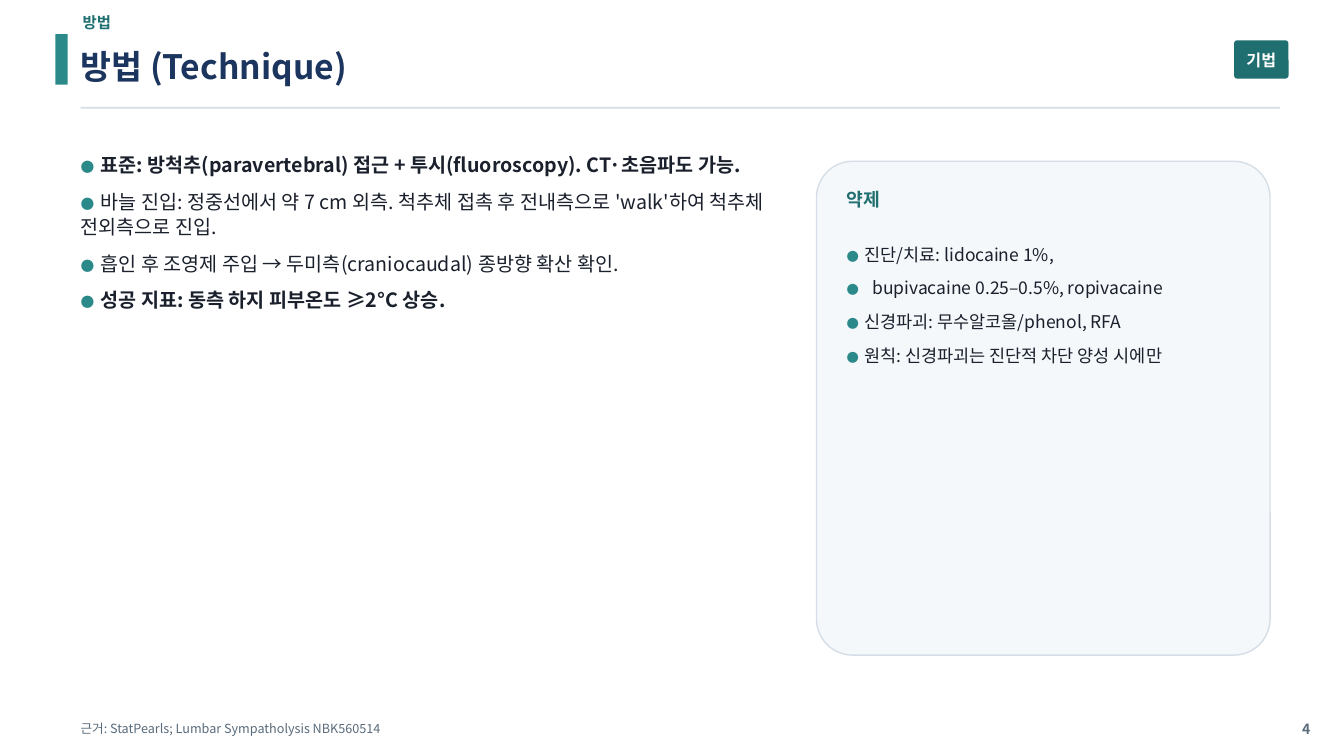
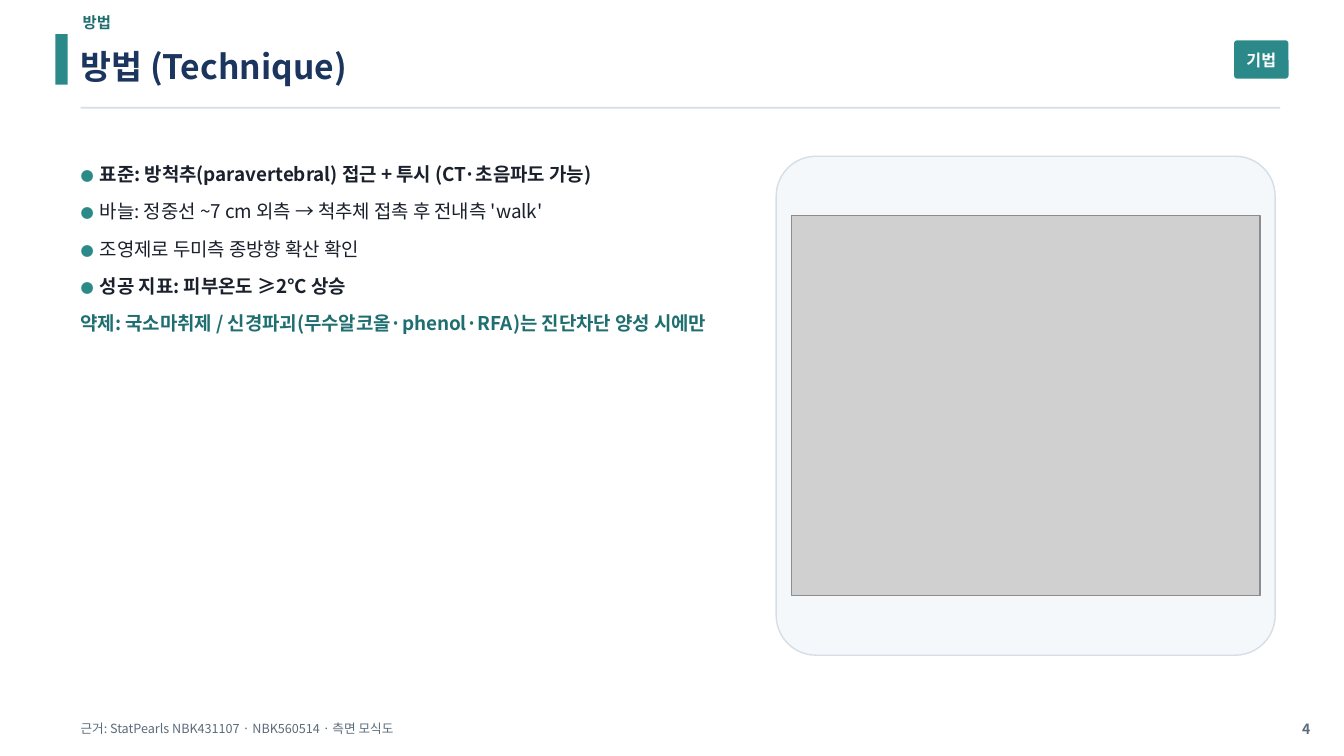
Before and after one commit to wonkeeparkos-pixel/ppt-work, a slide deck: slide 4 of 문헌고찰_NLC_RLS_LSB/03_LSB/LSB_발표.pptx. Drawn at 1344x756 pixels with LibreOffice and Linux fonts; fonts in the diff are those of the drawing; grey boxes stand for pictures. Boxes give left, top, right and bottom in pixels: in the first picture for what was removed or moved away, otherwise in the second. Text is boxed around its words. In the diff, an @@ line names an element or a change of style, - is before the commit and + after.

```diff
--- a/문헌고찰_NLC_RLS_LSB/03_LSB/LSB_발표.pptx
+++ b/문헌고찰_NLC_RLS_LSB/03_LSB/LSB_발표.pptx
@@ rounded rectangle at [1234,40,1289,79]: fill #1F6E70 to #2C898A @@
@@ text at [81,165,706,334]: text changed; size 14 to 13.5 pt; bold on @@
-● 표준: 방척추(paravertebral) 접근 + 투시(fluoroscopy). CT·초음파도 가능.
-● 바늘 진입: 정중선에서 약 7 cm 외측. 척추체 접촉 후 전내측으로 'walk'하여 척추체 전외측으로 진입.
-● 흡인 후 조영제 주입 → 두미측(craniocaudal) 종방향 확산 확인.
-● 성공 지표: 동측 하지 피부온도 ≥2°C 상승.
+● 표준: 방척추(paravertebral) 접근 + 투시 (CT·초음파도 가능)
+● 바늘: 정중선 ~7 cm 외측 → 척추체 접촉 후 전내측 'walk'
+● 조영제로 두미측 종방향 확산 확인
+● 성공 지표: 피부온도 ≥2°C 상승
+약제: 국소마취제 / 신경파괴(무수알코올·phenol·RFA)는 진단차단 양성 시에만
@@ rounded rectangle: place and size @@
-rounded rectangle at [817,161,1270,655]
+rounded rectangle at [776,156,1275,655]
@@ text removed at [847,190,880,208] @@
-약제
@@ picture added at [791,216,1260,596] @@
@@ text removed at [865,246,1163,364] @@
-● 진단/치료: lidocaine 1%,
-● bupivacaine 0.25–0.5%, ropivacaine
-● 신경파괴: 무수알코올/phenol, RFA
-● 원칙: 신경파괴는 진단적 차단 양성 시에만
@@ text at [81,722,394,734]: text changed @@
-근거: StatPearls; Lumbar Sympatholysis NBK560514
+근거: StatPearls NBK431107 · NBK560514 · 측면 모식도
```
Also in this commit, not shown: 15 other slides changed, 1 slide added, 10 other files.
